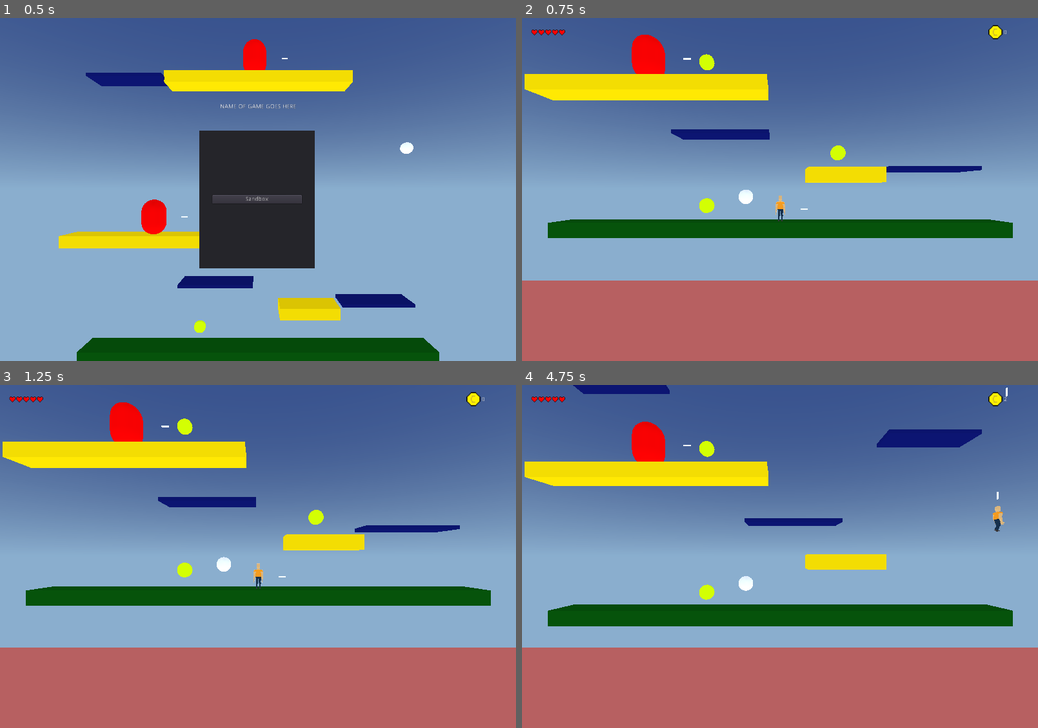
Above: before the commit, frames 1-4 (two rows, left to right).
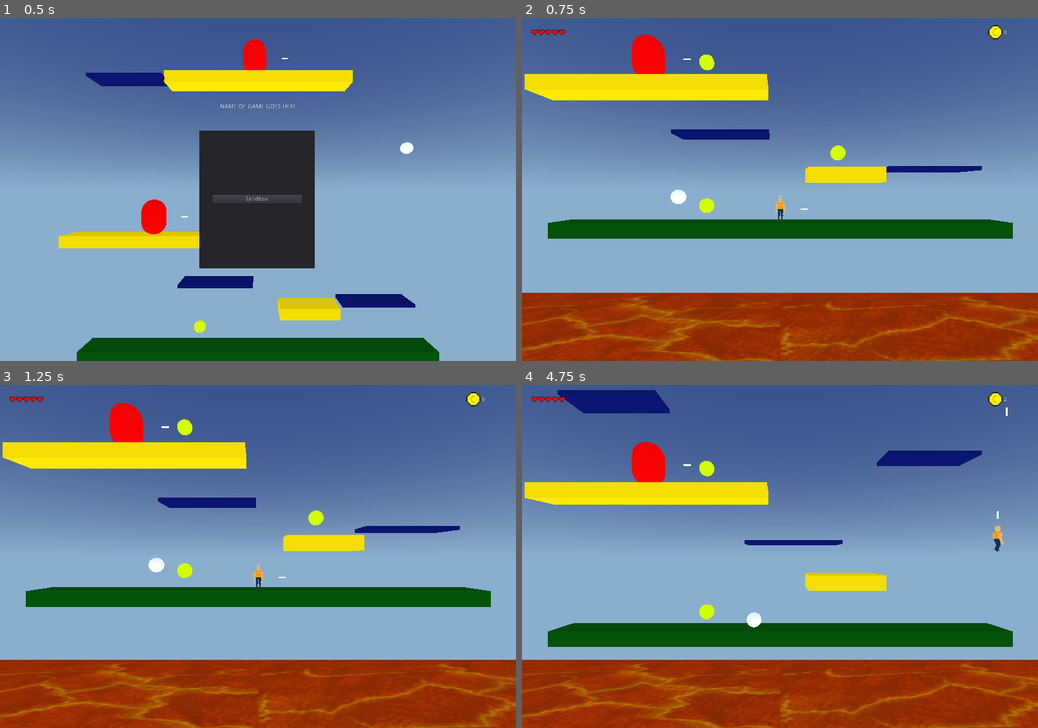
Above: after the commit, the same moments.

Repository: CaffeinatedCM/scorespacejam_9_game
Game: Godot game, scene res://menus/MainMenu.tscn
Two runs of this game, one before a commit and one after it. Both use one fixed random seed, a clock stepped at 60 frames per second and the inputs below.
Inputs:
- Up to frame 1 (0.5 s): no input
- Up to frame 2 (0.75 s): click "Sandbox" at 0.5 s
- Up to frame 3 (1.25 s): no input
- Up to frame 4 (4.75 s): hold D (move_right) 1.28-2.03 s; hold Down (aim_down) 1.28-2.03 s; tap Space (jump) at 1.52, 2.27, 3.77, 4.52 s; hold A (move_left) 2.03-2.78 s; tap Left (aim_left) at 2.1 s; hold Right (aim_right) 2.78-3.53 s; hold D (move_right) 2.78-4.28 s; tap Up (aim_up) at 3.6 s; hold A (move_left) from 4.28 s (still down); tap Ctrl (shoot) at 4.35 s

Frame 1 is identical in both runs. In frame 2, 24% of the frame differs, in the area x 0-100%, y 5-100%; in frame 3, 25%; in frame 4, 45%, in the area x 0-100%, y 0-100%.

Commit message:
Make the flying enemy move around a lot

Diff:
--- a/game/characters/BasicEnemy/States/Idle.gd
+++ b/game/characters/BasicEnemy/States/Idle.gd
@@ -6,7 +6,6 @@
 onready var idleTimer = enemy.get_node("IdleTimer")
 
 func enter():
-    print("Idle")
     playerDetector.connect("body_entered", self, "_on_player_detected" )
     reset_timer()
 
--- a/game/characters/BasicEnemy/States/Wander.gd
+++ b/game/characters/BasicEnemy/States/Wander.gd
@@ -17,7 +17,6 @@
     playerDetector.connect("body_entered", self, "_on_player_detected" )
     wander_target = original_position + Vector3(rand_range(-MAX_WANDER, MAX_WANDER), original_position.y, original_position.z)
     velocity = Vector3.ZERO
-    print("Wander target", wander_target)
 
 func exit():
     playerDetector.disconnect("body_entered", self, "_on_player_detected")
--- a/game/characters/FlyingBasicEnemy/FlyingBasicEnemy.tscn
+++ b/game/characters/FlyingBasicEnemy/FlyingBasicEnemy.tscn
@@ -17,6 +17,9 @@
 [sub_resource type="SphereShape" id=3]
 radius = 0.590663
 
+[sub_resource type="CylinderShape" id=4]
+radius = 5.00392
+
 [node name="FlyingBasicEnemy" type="KinematicBody"]
 collision_layer = 8
 collision_mask = 5
@@ -33,6 +36,7 @@
 
 [node name="Wandering" type="Node" parent="StateMachine"]
 script = ExtResource( 4 )
+ACCELERATION = 10
 
 [node name="Attacking" type="Node" parent="StateMachine"]
 script = ExtResource( 3 )
@@ -49,4 +53,16 @@
 
 [node name="CollisionShape" type="CollisionShape" parent="Hurtbox"]
 shape = SubResource( 3 )
+
+[node name="PlayerDetector" type="Area" parent="."]
+collision_layer = 0
+collision_mask = 2
+
+[node name="CollisionShape" type="CollisionShape" parent="PlayerDetector"]
+transform = Transform( 1, 0, 0, 0, -1.62921e-07, -1, 0, 1, -1.62921e-07, 0, 0, 0 )
+shape = SubResource( 4 )
+
+[node name="IdleTimer" type="Timer" parent="."]
+one_shot = true
+autostart = true
 [connection signal="body_entered" from="Hurtbox" to="." method="_on_Hurtbox_body_entered"]
--- a/game/characters/FlyingBasicEnemy/States/Attacking.gd
+++ b/game/characters/FlyingBasicEnemy/States/Attacking.gd
@@ -1 +1,14 @@
 extends FlyingBasicEnemyBaseState
+
+var target
+
+func enter():
+    target = playerDetector.get_overlapping_bodies()[0]
+    playerDetector.connect("body_exited", self, "_on_player_left")
+
+func exit():
+    playerDetector.disconnect("body_exited", self, "_on_player_left")
+
+func update(delta):
+    # TODO: Attack the player
+    pass
--- a/game/characters/FlyingBasicEnemy/States/FlyingBasicEnemyBaseState.gd
+++ b/game/characters/FlyingBasicEnemy/States/FlyingBasicEnemyBaseState.gd
@@ -2,3 +2,4 @@
 class_name FlyingBasicEnemyBaseState
 
 onready var enemy = get_parent().get_parent()
+onready var playerDetector = enemy.get_node("PlayerDetector")
--- a/game/characters/FlyingBasicEnemy/States/Idle.gd
+++ b/game/characters/FlyingBasicEnemy/States/Idle.gd
@@ -1 +1,24 @@
 extends FlyingBasicEnemyBaseState
+
+export var idleTime = 3
+export var wanderChance = 0.6
+
+onready var idleTimer = enemy.get_node("IdleTimer")
+
+func enter():
+    playerDetector.connect("body_entered", self, "_on_player_detected" )
+    reset_timer()
+
+func exit():
+    playerDetector.disconnect("body_entered", self, "_on_player_detected")
+
+func update(_delta):
+    if idleTimer.time_left <= 0:
+        var nextState = "idle" if randf() <= wanderChance else "wandering"
+        emit_signal("finished", nextState)
+
+func reset_timer():
+    idleTimer.start(rand_range(1, idleTime))
+
+func _on_player_detected(_player):
+    emit_signal("finished", "attacking")
--- a/game/characters/FlyingBasicEnemy/States/Wandering.gd
+++ b/game/characters/FlyingBasicEnemy/States/Wandering.gd
@@ -1 +1,45 @@
 extends FlyingBasicEnemyBaseState
+
+export var MAX_SPEED = 15
+export var MAX_WANDER = 5
+export var ACCELERATION = 16
+export var DEACCELERATION = 1
+
+var original_position
+var wander_target
+var velocity
+
+func _ready():
+    original_position = enemy.global_transform.origin
+
+func enter():
+    playerDetector.connect("body_entered", self, "_on_player_detected" )
+    wander_target = original_position + Vector3(rand_range(-MAX_WANDER, MAX_WANDER), rand_range(-MAX_WANDER, MAX_WANDER), original_position.z)
+    print("wander_target", wander_target)
+    velocity = Vector3.ZERO
+
+func exit():
+    playerDetector.disconnect("body_entered", self, "_on_player_detected")
+
+func update(delta):
+    if abs(wander_target.x - enemy.global_transform.origin.x) < 0.1:
+        emit_signal("finished", "idle")
+
+    var direction = Vector3.ZERO
+    direction.x =  -1 if wander_target.x < enemy.global_transform.origin.x else 1
+    direction.y =  -1 if wander_target.y < enemy.global_transform.origin.y else 1
+
+    var target_velocity = Vector3(direction.x * MAX_SPEED, direction.y * MAX_SPEED, 0)
+
+    var accel
+    if direction.dot(target_velocity):
+        accel = ACCELERATION
+    else:
+        accel = DEACCELERATION
+
+    velocity = velocity.linear_interpolate(target_velocity, accel * delta)
+
+    velocity = enemy.move_and_slide(velocity, Vector3.UP)
+
+func _on_player_detected(_player):
+    emit_signal("finished", "attacking")
--- a/game/characters/player/PlayerStateMachine.gd
+++ b/game/characters/player/PlayerStateMachine.gd
@@ -9,7 +9,6 @@
 
 
 func _change_state(state_name):
-    print(state_name)
     if not _active:
         return
 
--- a/game/levels/Sandbox.tscn
+++ b/game/levels/Sandbox.tscn
@@ -61,4 +61,4 @@
 direction = Vector3( 0, 1, 0 )
 
 [node name="FlyingBasicEnemy" parent="." instance=ExtResource( 9 )]
-transform = Transform( 1, 0, 0, 0, 1, 0, 0, 0, 1, -2.35952, 2.15646, 0 )
+transform = Transform( 1, 0, 0, 0, 1, 0, 0, 0, 1, -6.97423, 2.15646, 0 )
--- a/game/scripts/state_machine/State_Machine.gd
+++ b/game/scripts/state_machine/State_Machine.gd
@@ -50,7 +50,6 @@
 
 
 func _change_state(state_name):
-    print(state_name)
     if not _active:
         return
     current_state.exit()
--- a/game/world/viewport/Viewport.tscn
+++ b/game/world/viewport/Viewport.tscn
@@ -1,6 +1,7 @@
-[gd_scene load_steps=5 format=2]
+[gd_scene load_steps=6 format=2]
 
 [ext_resource path="res://world/viewport/Viewport.gd" type="Script" id=1]
+[ext_resource path="res://world/viewport/Lava.png" type="Texture" id=2]
 
 [sub_resource type="BoxShape" id=1]
 extents = Vector3( 3.08573, 0.470349, 3.39584 )
@@ -8,13 +9,15 @@
 [sub_resource type="CubeMesh" id=2]
 
 [sub_resource type="SpatialMaterial" id=3]
-flags_transparent = true
-albedo_color = Color( 0.976471, 0.145098, 0.0352941, 0.560784 )
+albedo_texture = ExtResource( 2 )
+uv1_triplanar = true
+uv1_triplanar_sharpness = 5.09824
 
 [node name="ViewPort" type="Area"]
 collision_layer = 0
 collision_mask = 2
 script = ExtResource( 1 )
+speed = 2
 
 [node name="Camera" type="Camera" parent="."]
 transform = Transform( 1, 0, 0, 0, 1, 0, 0, 0, 1, -0.0231857, 0.812177, 16.8181 )
@@ -24,6 +27,6 @@
 shape = SubResource( 1 )
 
 [node name="CSGMesh" type="CSGMesh" parent="."]
-transform = Transform( 30, 0, 0, 0, 0.5, 0, 0, 0, 10, 0, -9.62922, 0 )
+transform = Transform( 30, 0, 0, 0, 0.5, 0, 0, 0, 10, 0, -9.62922, 3.26822 )
 mesh = SubResource( 2 )
 material = SubResource( 3 )
Not shown: 1 places in game/characters/FlyingBasicEnemy/FlyingBasicEnemy.tscn that only renumber resources
Binary file added: game/world/viewport/Lava.png
Not shown, added: game/world/viewport/Lava.png.import
Not shown, added: assets/lava/Lava.png
